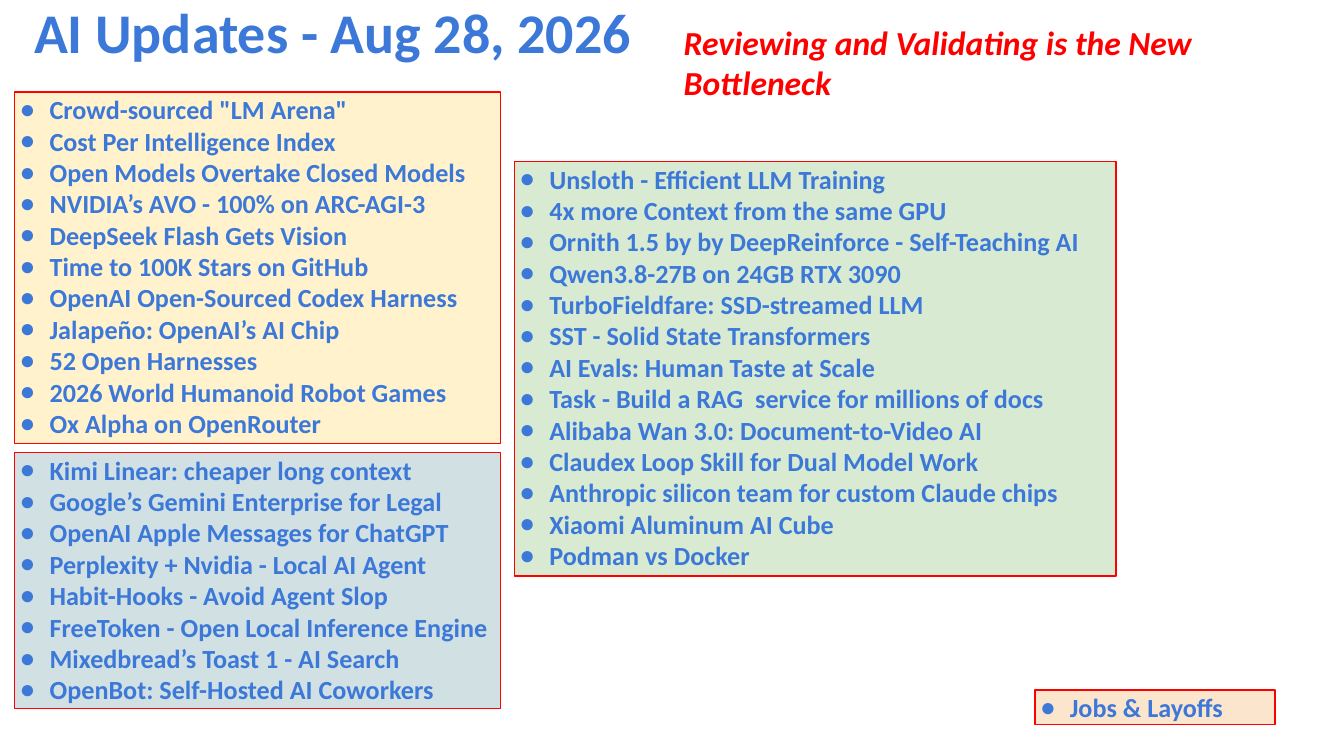
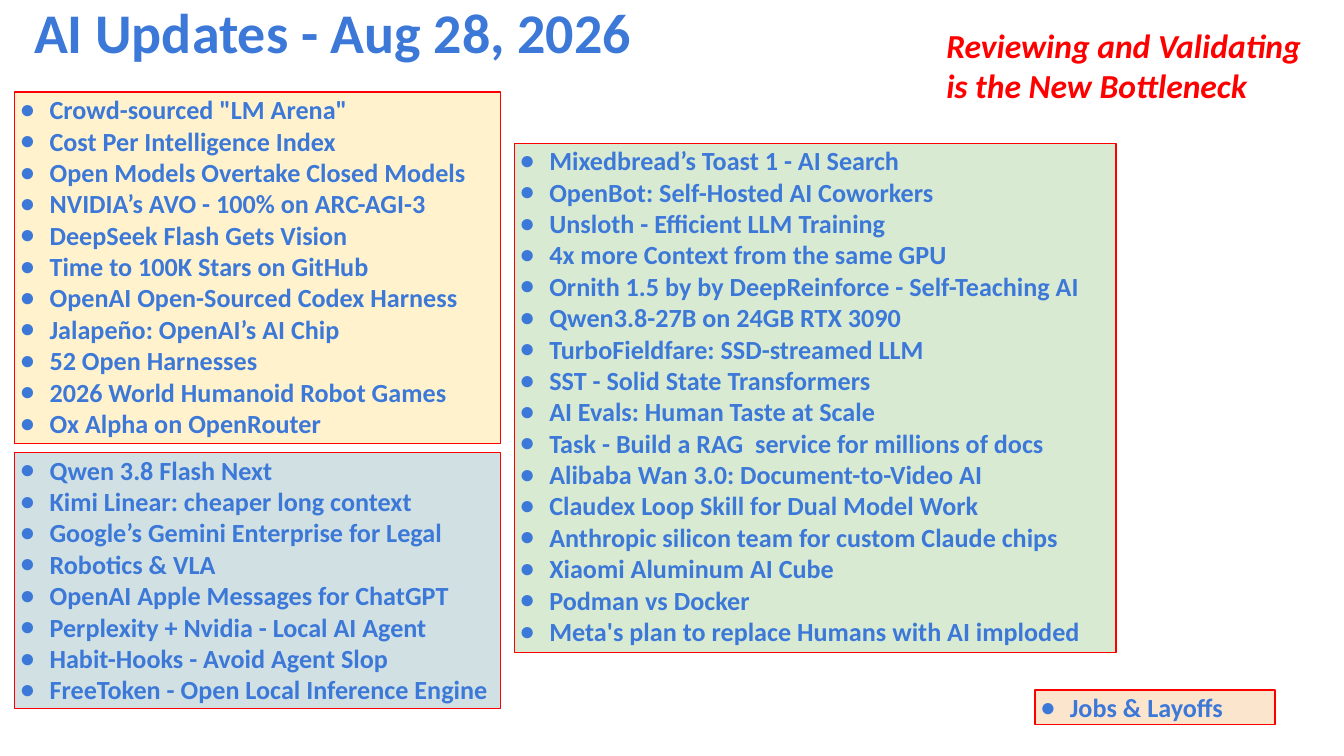
Before and after one commit to lselector/seminar, a slide deck: slide 1 of 2026/2026-08-28-AI-Updates.pptx. Drawn at 1344x756 pixels with LibreOffice and Linux fonts; fonts in the diff are those of the drawing. Boxes give left, top, right and bottom in pixels: in the first picture for what was removed or moved away, otherwise in the second. Text is boxed around its words. In the diff, an @@ line names an element or a change of style, - is before the commit and + after.

```diff
--- a/2026/2026-08-28-AI-Updates.pptx
+++ b/2026/2026-08-28-AI-Updates.pptx
@@ text "Reviewing and Validating is the ..." rewrapped from box(684, 31, 1191, 96) to box(946, 34, 1301, 99) @@
@@ rectangle "Mixedbread’s Toast 1 - AI ...": place and size @@
-rectangle "Mixedbread’s Toast 1 - AI ..." at box(515, 161, 1117, 575)
+rectangle "Mixedbread’s Toast 1 - AI ..." at box(515, 144, 1117, 653)
@@ text in rectangle at box(549, 151, 933, 206): paragraphs added @@
+● Mixedbread’s Toast 1 - AI Search
+● OpenBot: Self-Hosted AI Coworkers
@@ text in rectangle at box(50, 461, 272, 484): paragraph added @@
+● Qwen 3.8 Flash Next
@@ text in rectangle at box(50, 555, 215, 574): paragraph added @@
+● Robotics & VLA
@@ text in rectangle at box(549, 622, 1080, 645): paragraph added @@
+● Meta's plan to replace Humans with AI imploded
@@ text in rectangle at box(50, 649, 434, 703): paragraphs removed @@
-● Mixedbread’s Toast 1 - AI Search
-● OpenBot: Self-Hosted AI Coworkers
```
Also in this commit, not shown: 7 other slides changed, 3 slides added, 1 slide removed.
